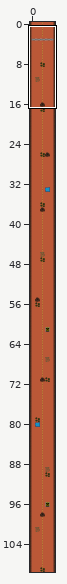
One commit to this Tiled map: assets/maps/Level1.tmx. Above: a wide view before the commit, with the close-up outlined.
Close-up. Old version:
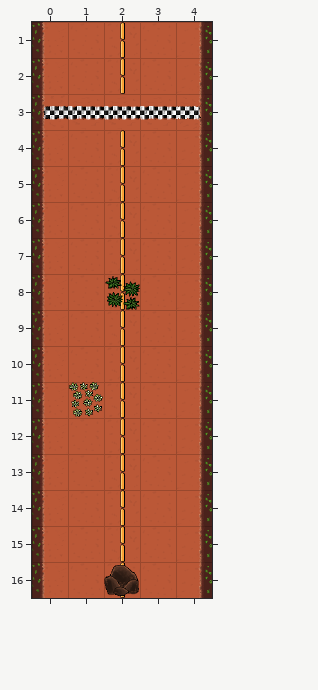
Cells are 64x64 px. Shown: x 0..4, y 1..16.
Now the later version:
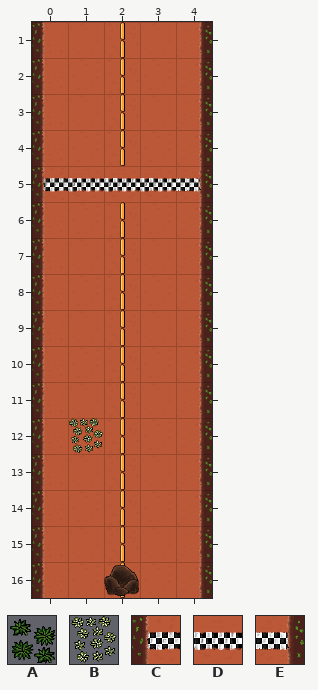
Key: from "level1_tileset": A 2, B 6, C 9, D 10, E 11.
_ is an empty cell.
Difference:
Layer "FinishLine":
The author put tile C in row 5 at x 0.
The author put tile D in row 5 at x 1 to 3.
The author put tile E in row 5 at x 4.
Tile C is gone in row 3 at x 0.
Tile D is gone in row 3 at x 1 to 3.
Tile E is gone in row 3 at x 4.
Layer "Object1":
The author put tile B in row 12 at x 1.
Tile A is gone in row 8 at x 2.
Tile B is gone in row 11 at x 1.
Changed places in both close-ups, as pixel boxes (x1, y1, x2, y2):
removed: (42, 94, 201, 130)
added: (42, 166, 201, 202)
removed: (105, 276, 140, 310)
changed: (69, 382, 103, 453)
